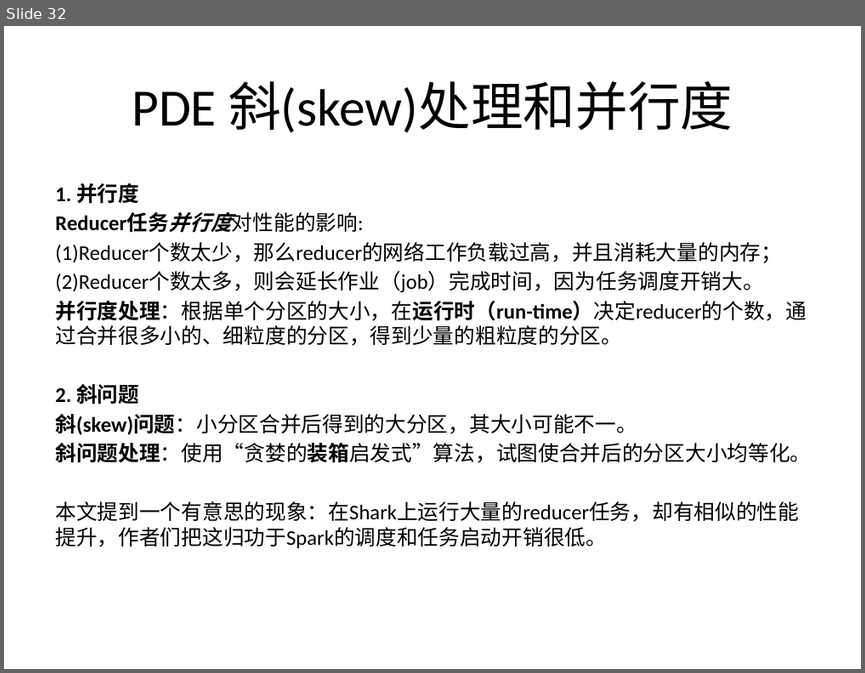
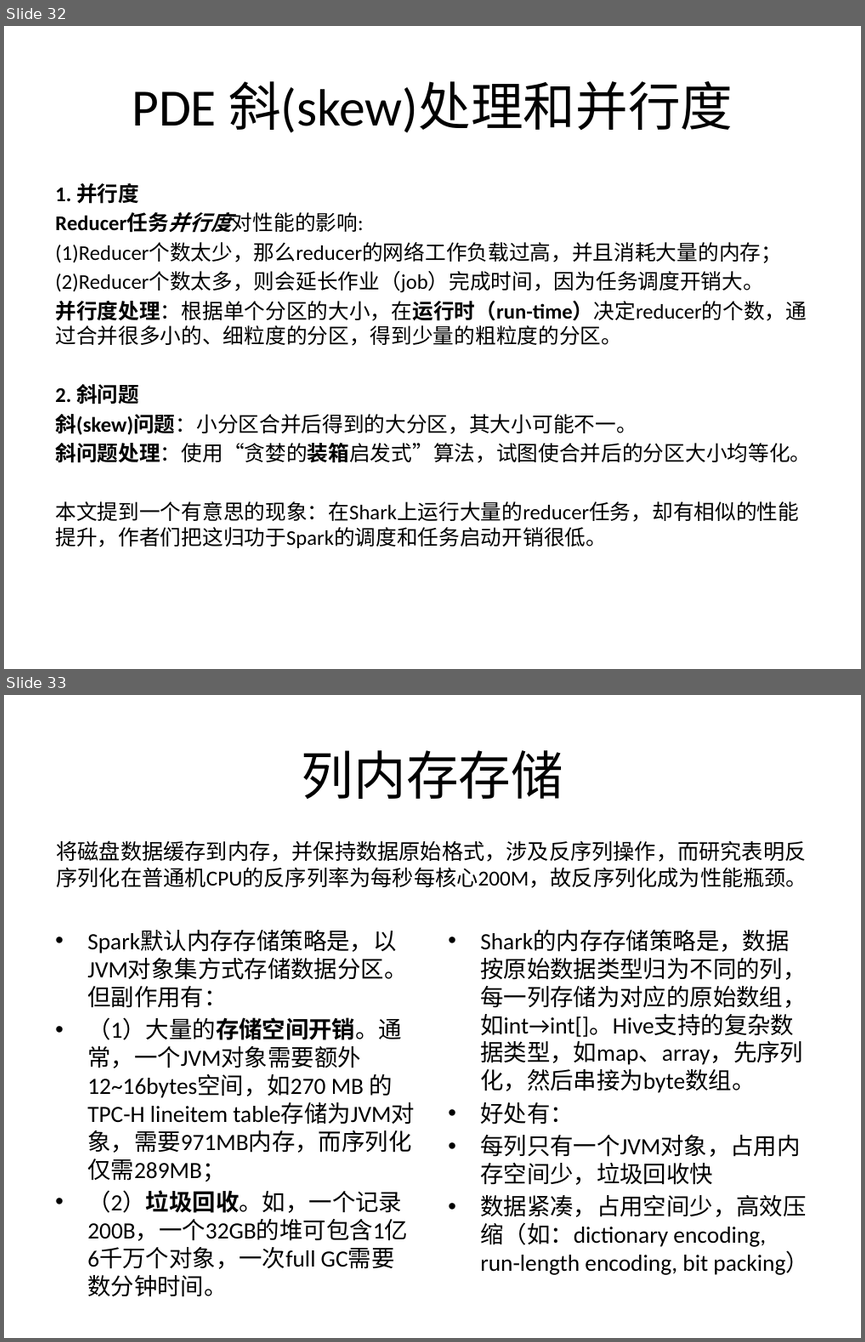
Before and after one commit to wuxingdexian/seminar, a slide deck: 整合.pptx. Shown one above the other, each under a label of ours: slide 32 before the commit, slides 32 and 33 after it. The pictures are 865x673 and 865x1342 pixels, drawn with LibreOffice and Linux fonts; fonts in the diff are those of the drawing. Boxes give left, top, right and bottom in pixels: in the first picture for what was removed or moved away, otherwise in the second. Text is boxed around its words. In the diff, an @@ line names an element or a change of style, - is before the commit and + after.

```diff
--- a/整合.pptx
+++ b/整合.pptx
@@ slide 33 added at (4, 695, 861, 1338), background #FFFFFF @@
@@ title added at (302, 750, 563, 799), 44 pt, text #000000 @@
+列内存存储
@@ text added at (56, 840, 807, 888), 18 pt, text #000000 @@
+将磁盘数据缓存到内存，并保持数据原始格式，涉及反序列操作，而研究表明反序列化在普通机CPU的反序列率为每秒每核心200M，故反序列化成为性能瓶颈。
@@ text added at (87, 930, 411, 1269), 19.6 pt, text #000000 @@
+• Spark默认内存存储策略是，以JVM对象集方式存储数据分区。但副作用有：
+• （1）大量的存储空间开销。通常，一个JVM对象需要额外12~16bytes空间，如270 MB 的TPC-H lineitem table存储为JVM对象，需要971MB内存，而序列化仅需289MB；
+• （2）垃圾回收。如，一个记录200B，一个32GB的堆可包含1亿6千万个对象，一次full GC需要数分钟时间。
@@ text added at (480, 930, 809, 1275), 19.6 pt, text #000000 @@
+• Shark的内存存储策略是，数据按原始数据类型归为不同的列，每一列存储为对应的原始数组，如int→int[]。Hive支持的复杂数据类型，如map、array，先序列化，然后串接为byte数组。
+• 好处有：
+• 每列只有一个JVM对象，占用内存空间少，垃圾回收快
+• 数据紧凑，占用空间少，高效压缩（如：dictionary encoding, run-length encoding, bit packing）
```
Also in this commit, not shown: 10 slides changed, 13 other slides added, 3 slides removed, 3 other files.
